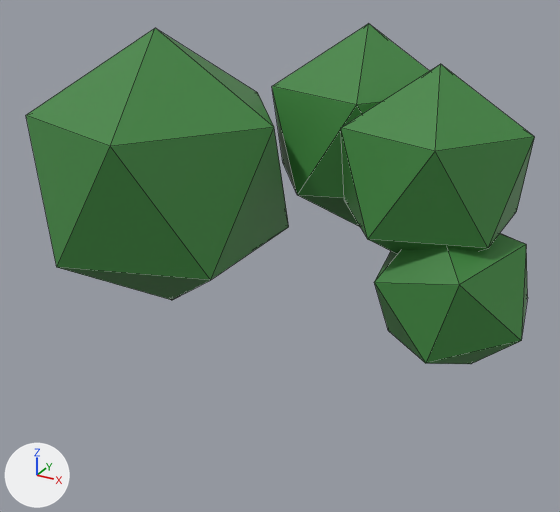
The glTF model tree02.glb, before and after one commit.
Before and after are seen from a 50 mm lens placed at (6.32, -12.81, 11.56), pointed at (-0.33, -0.72, 5.52). Lighting does not change. The marker at lower left points along +X, +Y and +Z. Mesh edges are drawn as thin lines. Where no turn or scale is listed for an object, it has been applied to the vertices.
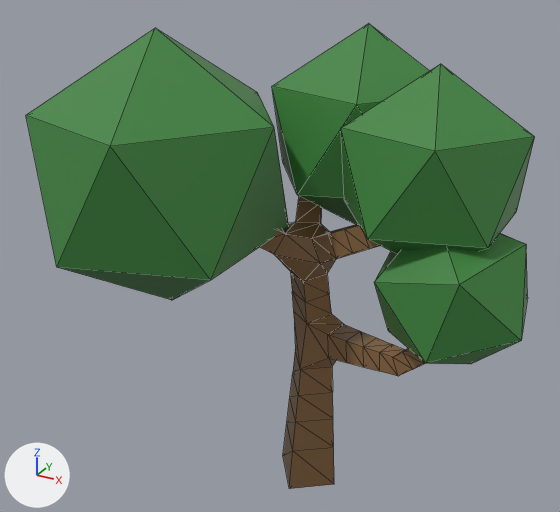
The change, as a diff of the scene's bpy script:
```diff
--- a/tree02.glb.py
+++ b/tree02.glb.py
@@ mat_trunk @@
+mat_trunk = principled_material('trunk')
+mat_trunk.base_color = (0.266, 0.144, 0.0595)  # brown #8d6a45
+mat_trunk.roughness = 0.4
@@ me_cube @@
+me_cube.from_pydata(...)  # 240 vertices, 476 faces; spans x -2.08..3.9, y -2.44..0.9, z -0.06..8.63
+me_cube.materials.append(mat_trunk)  # brown #8d6a45
@@ ob_cube @@
-ob_cube = bpy.data.objects.new('Cube', None)
+ob_cube = bpy.data.objects.new('Cube', me_cube)
 ob_cube.location = (0.0, 0.0, 0.0)
```

Boxes (x1, y1, x2, y2) around the edits, measured in the pictures (560 x 512 px):
'Cube', now drawn (brown): after (260, 196, 425, 489)
